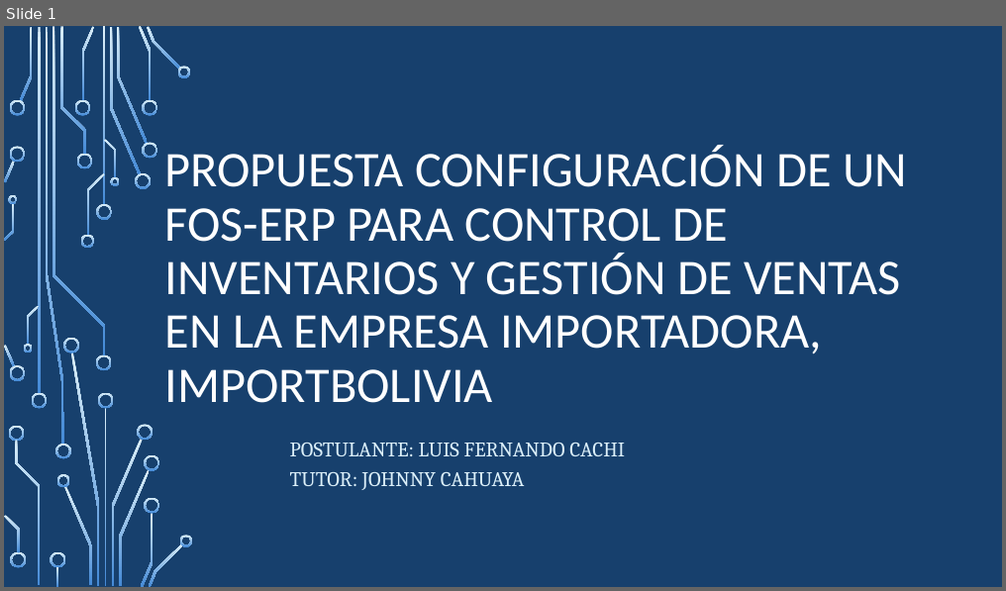
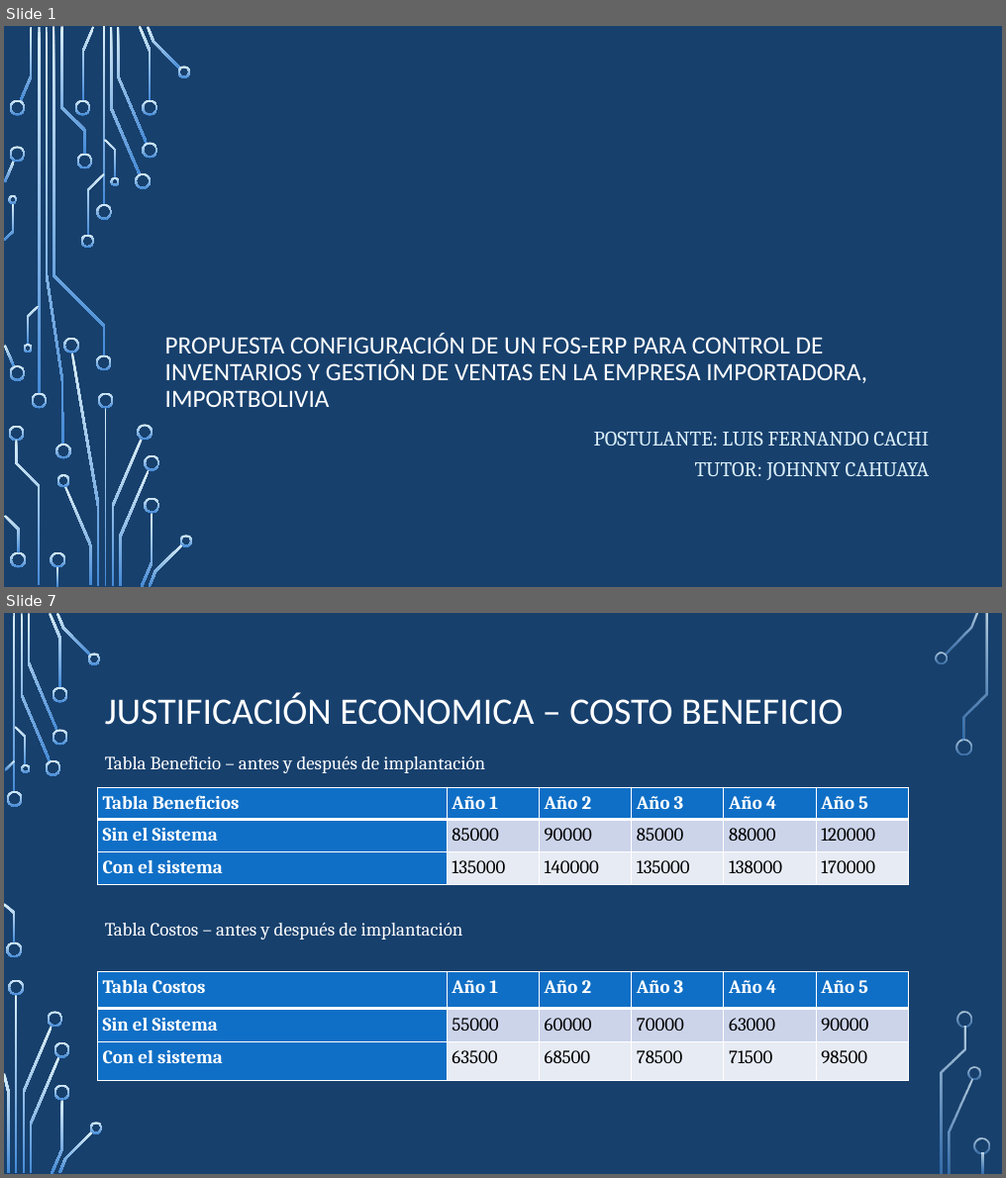
Before and after one commit to lufercc/ProyectoWord, a slide deck: monografia.pptx. Shown one above the other, each under a label of ours: slide 1 before the commit, slides 1 and 7 after it; the slides between them are not shown. The pictures are 1006x591 and 1006x1178 pixels, drawn with LibreOffice and Linux fonts; fonts in the diff are those of the drawing; background and template pictures are left out. Boxes give left, top, right and bottom in pixels: in the first picture for what was removed or moved away, otherwise in the second. Text is boxed around its words. In the diff, an @@ line names an element or a change of style, - is before the commit and + after.

```diff
--- a/monografia.pptx
+++ b/monografia.pptx
@@ slide 7 added at bbox=[4, 613, 1002, 1174], background picture (left out) @@
@@ title added at bbox=[105, 692, 843, 725], 36 pt, text #FFFFFF @@
+JUSTIFICACIÓN ECONOMICA – COSTO BENEFICIO
@@ text added at bbox=[105, 756, 485, 773], 18 pt, text #FFFFFF @@
+Tabla Beneficio – antes y después de implantación
@@ table added at bbox=[98, 787, 908, 886], 3 rows, 6 columns @@
+Tabla Beneficios | Año 1 | Año 2 | Año 3 | Año 4 | Año 5
+Sin el Sistema | 85000 | 90000 | 85000 | 88000 | 120000
+Con el sistema | 135000 | 140000 | 135000 | 138000 | 170000
@@ text added at bbox=[105, 922, 463, 940], 18 pt, text #FFFFFF @@
+Tabla Costos – antes y después de implantación
@@ table added at bbox=[98, 972, 908, 1081], 3 rows, 6 columns @@
+Tabla Costos | Año 1 | Año 2 | Año 3 | Año 4 | Año 5
+Sin el Sistema | 55000 | 60000 | 70000 | 63000 | 90000
+Con el sistema | 63500 | 68500 | 78500 | 71500 | 98500
@@ group added at bbox=[4, 613, 990, 1174]: 33 freeform shapes, 3 rectangles @@
@@ slide 1 changed as well @@
@@ title "PROPUESTA CONFIGURACIÓN DE UN FOS-ERP ...": place and size @@
-title "PROPUESTA CONFIGURACIÓN DE UN FOS-ERP ..." at bbox=[165, 146, 907, 403]
+title "PROPUESTA CONFIGURACIÓN DE UN FOS-ERP ..." at bbox=[165, 333, 867, 407]
@@ title "PROPUESTA CONFIGURACIÓN DE UN FOS-ERP ..." at bbox=[165, 333, 867, 407]: size 48 to 24 pt @@
@@ subtitle "POSTULANTE: LUIS FERNANDO CACHI TUTOR: ...": place and size @@
-subtitle "POSTULANTE: LUIS FERNANDO CACHI TUTOR: ..." at bbox=[290, 443, 625, 490]
+subtitle "POSTULANTE: LUIS FERNANDO CACHI TUTOR: ..." at bbox=[594, 432, 930, 480]
@@ subtitle "POSTULANTE: LUIS FERNANDO CACHI TUTOR: ..." at bbox=[594, 432, 930, 480]: alignment left to right @@
```
Also in this commit, not shown: 14 other slides added.
